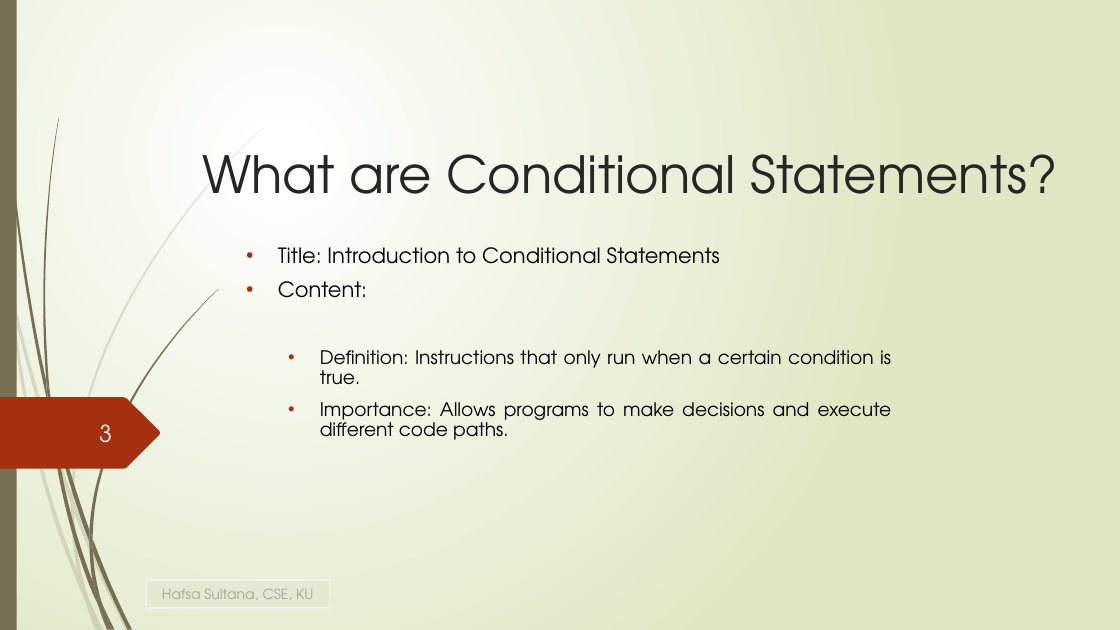
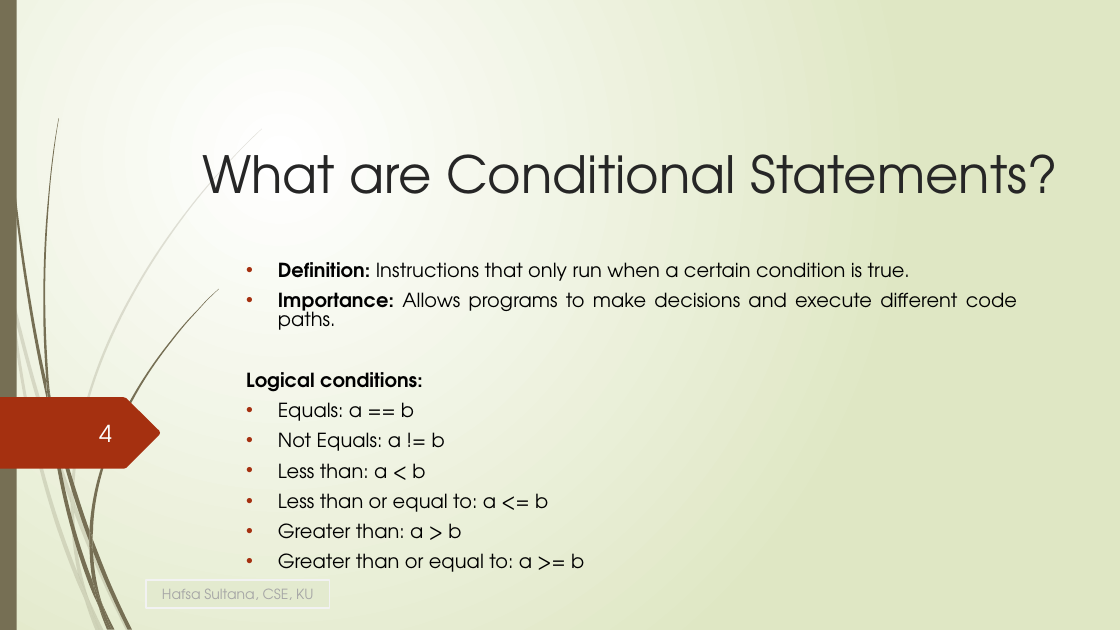
Before and after one commit to HafsaSultana/Python-Programming-Course-of-Bangladesh-Computer-Council, a slide deck: slide 4 of Lecture/Lecture6_If_Else.pptx (slide 3 before the commit). Drawn at 1120x630 pixels with LibreOffice and Linux fonts; fonts in the diff are those of the drawing. Boxes give left, top, right and bottom in pixels: in the first picture for what was removed or moved away, otherwise in the second. Text is boxed around its words. In the diff, an @@ line names an element or a change of style, - is before the commit and + after.

```diff
--- a/Lecture/Lecture6_If_Else.pptx
+++ b/Lecture/Lecture6_If_Else.pptx
@@ subtitle "Definition: Instructions that only run ...": place and size @@
-subtitle "Definition: Instructions that only run ..." at (278, 247, 892, 440)
+subtitle "Definition: Instructions that only run ..." at (246, 262, 1017, 572)
@@ subtitle at (278, 247, 720, 298): paragraphs removed @@
-• Title: Introduction to Conditional Statements
-• Content:
@@ subtitle at (278, 262, 1017, 330): size 16 to 16.6 pt in "Definition: Instructions that only run when a ...", "Importance: Allows programs to make decisions and ..."; bold on in "Definition:", "Importance:"; list level 2 to 1 in "Definition: Instructions that only run ..."; line spacing 0.9 to 0.8; list level 2 to 1 in "Importance: Allows programs to make ..." @@
@@ subtitle at (246, 372, 584, 572): paragraphs added @@
+Logical conditions:
+• Equals: a == b
+• Not Equals: a != b
+• Less than: a < b
+• Less than or equal to: a <= b
+• Greater than: a > b
+• Greater than or equal to: a >= b
@@ page number at (99, 424, 112, 442): text changed @@
-3
+4
```
Also in this commit, not shown: 12 other slides changed, 4 slides added, 2 slides removed, 10 other files.
